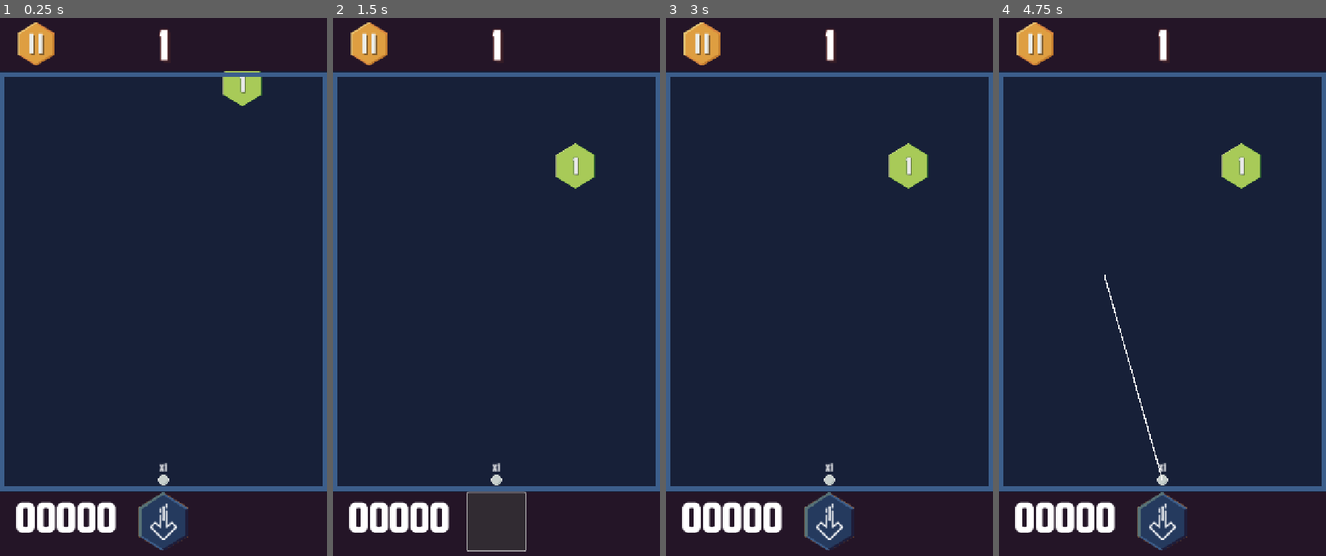
Above: before the commit, frames 1-4 (left to right).
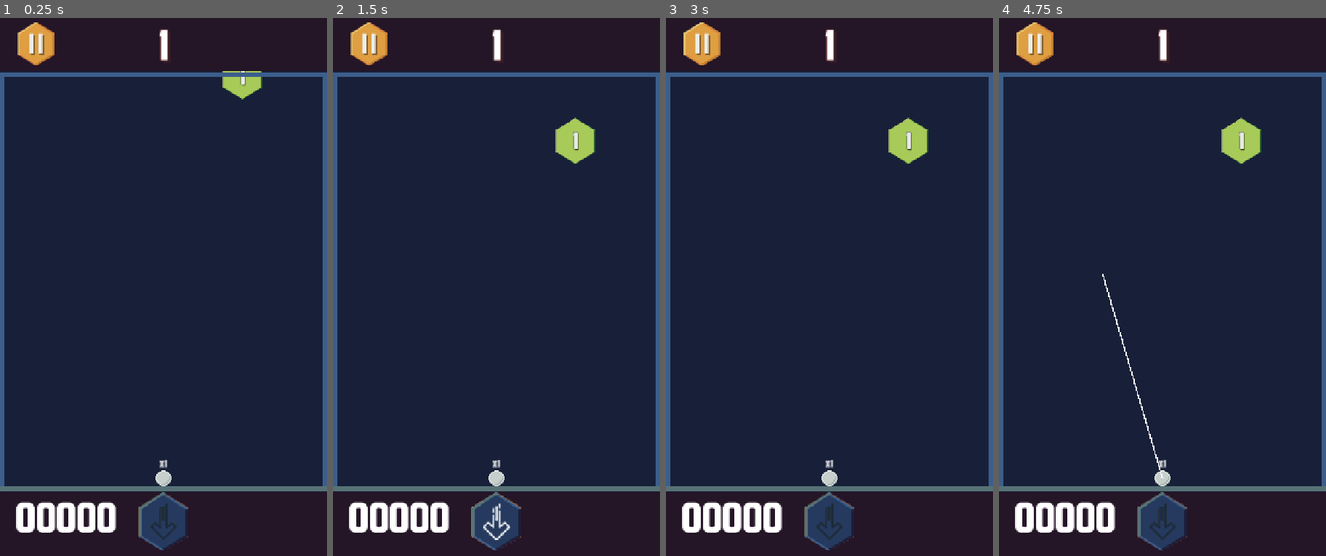
Above: after the commit, the same moments.

Repository: mrhewitt/hex-breaker
Game: Godot game, scene res://world/world.tscn
Two runs of this game, one before a commit and one after it. Both use one fixed random seed, a clock stepped at 60 frames per second and the inputs below.
Inputs (mouse positions are in pixels of both pictures, inside the frame that each line leads up to):
- Up to frame 1 (0.25 s): no input
- Up to frame 2 (1.5 s): click (496, 523) at 0.52 s; click (496, 523) at 1.27 s
- Up to frame 3 (3 s): click (829, 523) at 2.02 s; click (701, 44) at 2.75 s
- Up to frame 4 (4.75 s): tap Enter at 3.5 s; move the mouse to (1234, 276) at 3.52 s; click (1234, 276) at 3.67 s; tap Space at 4.25 s; drag from (1097, 335) to (1146, 421) at 4.27 s

The runs differ from the first frame. In frame 1, 1.5% of the frame differs, in the area x 0-100%, y 9-98%; in frame 2, 3.6%, in the area x 0-100%, y 18-100%; in frame 3, 2.4%; in frame 4, 2.6%.

Commit message:
gameplay fixes

Diff:
--- a/entities/ball.gd
+++ b/entities/ball.gd
@@ -26,7 +26,7 @@
 
 
 func get_ball_radius() -> float:
-	return sprite_2d.texture.get_width()/2
+	return sprite_2d.texture.get_width()/2.0
 
 
 func update_ball_counter() -> void:
@@ -34,6 +34,7 @@
 		if balls_left <= 0:
 			total_balls_label.text = ''
 		else:
+			modulate.a = 1
 			total_balls_label.text = 'x' + str(balls_left)
 
 
@@ -45,6 +46,7 @@
 
 
 func launch_ball() -> BouncingBall:
+	modulate.a = 0.25
 	var ball:BouncingBall = BOUNCING_BALL.instantiate()
 	ball.global_position = global_position
 	ball.velocity = Vector2( target_point - global_position ).normalized() * ball.SPEED
--- a/entities/ball.tscn
+++ b/entities/ball.tscn
@@ -22,9 +22,9 @@
 
 [node name="TotalBallsLabel" type="Label" parent="."]
 offset_left = -20.0
-offset_top = -28.0
+offset_top = -31.333334
 offset_right = 20.0
-offset_bottom = -5.0
+offset_bottom = -8.333334
 text = "x12"
 label_settings = SubResource("LabelSettings_rkec2")
 horizontal_alignment = 1
--- a/entities/blocks/block.gd
+++ b/entities/blocks/block.gd
@@ -28,13 +28,13 @@
 
 func take_hit( damage:int = 1 ) -> void:
 	hits -= damage
+	GameManager.add_to_score(10)
 	if hits <= 0:
 		# dead, hide physical body and show explosion particles
 		collision_polygon_2d.disabled = true
 		sprite_2d.visible = false
 		burst_particles_2d.emitting = true
 	else:
-		GameManager.add_to_score(10)
 		animation_player.play("hit_flash")
 
 
--- a/entities/bouncing_ball.tscn
+++ b/entities/bouncing_ball.tscn
@@ -4,7 +4,7 @@
 [ext_resource type="Texture2D" uid="uid://babakghj6swox" path="res://assets/ball.png" id="2_qid0c"]
 
 [sub_resource type="CircleShape2D" id="CircleShape2D_lc4u2"]
-radius = 8.0
+radius = 12.0
 
 [node name="BoucingBall" type="CharacterBody2D" groups=["bouncing_balls"]]
 scale = Vector2(1.5, 1.5)
--- a/scripts/globals/block_spawner.gd
+++ b/scripts/globals/block_spawner.gd
@@ -8,6 +8,8 @@
 ## can now being to aim his next shot
 signal block_drop_complete
 
+## emitted when blocks reach bottom and gaem is over
+signal block_rows_full
 
 # all levels up till this will allocate number of hits as
 # level number, greater will allocate level number of 2xlevel
@@ -155,28 +157,35 @@
 	top_row -= 1
 
 	var move_tween: Tween = null
+	var start_delay: float = 0.0
 	for block in get_tree().get_nodes_in_group(Groups.BLOCK):
 		# animate blocks downward movement, add a slight delay so it looks like thay
 		# fall, use row index to determine delay (as blocks may not be in order in
 		move_tween = create_tween()
-		var start_delay: float = ((MAX_ROWS-block.grid_position.y) * 0.2) + (0.075 + (block.grid_position.x*0.025))
+		#var start_delay: float = ((MAX_ROWS-block.grid_position.y) * 0.2) + (0.075 + (block.grid_position.x*0.025))
 		move_tween.tween_interval(start_delay)
+		start_delay += 0.075
 		move_tween.tween_property(block, 'position:y', block.position.y + ROW_SPACING, 0.075)
 
 	# attach finsih event to final move tween to create new row once done animating
 	# existing rows down, if no existing rows, go direct to create new row
 	if move_tween:
-		move_tween.finished.connect(create_row)
+		# if blocks have reached bottom signal game over instead of adding row to play
+		if top_row == 0:
+			move_tween.finished.connect( block_rows_full.emit )
+		else:
+			move_tween.finished.connect(create_row)
 	else:
 		create_row()
 
 
 func grid_to_pixel( grid_position: Vector2i ) -> Vector2:
+	#grid_position.y = MAX_ROWS
 	var x:float = sqrt(3) * (grid_position.x + 0.5 * (grid_position.y&1))
 	var y:float =  3./2 * grid_position.y
 	# scale cartesian coordinates
 	x = x * HEX_RADIUS + 58
-	y = y * HEX_RADIUS + y_offset
+	y = ROW_SPACING*2 #y * HEX_RADIUS + y_offset
 	return Vector2(x, y)
 
 
--- a/world/boundary_wall.gd
+++ b/world/boundary_wall.gd
@@ -13,8 +13,12 @@
 	set(base_wall):
 		is_base_wall = base_wall
 		if base_wall:
+			if color_rect:
+				color_rect.color = base_wall_color
 			hide_restart_point()
 		else:
+			if color_rect:
+				color_rect.color = default_color
 			show_restart_point()
 
 ## which side of the screen this boundary wall attachs to
@@ -22,6 +26,9 @@
 
 ## color flash for wall when it gets hit
 @export var hit_color: Color
+
+## color of the base wall
+@export var base_wall_color: Color
 
 @onready var color_rect: ColorRect = $ColorRect
 @onready var collision_shape_2d: CollisionShape2D = $WallBody/CollisionShape2D
@@ -59,6 +66,7 @@
 func _ready() -> void:
 	set_shape.call_deferred()
 	BlockSpawner.level_updated.connect(_on_new_level)
+	color_rect.color = base_wall_color if is_base_wall else default_color
 
 
 func set_shape() -> void:
@@ -82,7 +90,7 @@
 			tween_hit_color.kill()
 
 		tween_hit_color = create_tween()
-		tween_hit_color.tween_property(color_rect,"color",default_color,0.1)
+		tween_hit_color.tween_property(color_rect,"color",base_wall_color if is_base_wall else default_color,0.1)
 		color_rect.color = hit_color
 
 	if !has_restart_point:
--- a/world/boundary_wall.tscn
+++ b/world/boundary_wall.tscn
@@ -16,6 +16,7 @@
 mouse_filter = 1
 script = ExtResource("1_ccu8h")
 hit_color = Color(0.64705884, 0.1882353, 0.1882353, 1)
+base_wall_color = Color(0.34117648, 0.44705883, 0.46666667, 1)
 
 [node name="ColorRect" type="ColorRect" parent="."]
 custom_minimum_size = Vector2(10, 10)
--- a/world/level.gd
+++ b/world/level.gd
@@ -88,5 +88,5 @@
 func _on_base_wall_selected(base_wall: BoundaryWall) -> void:
 	move_to_start_point(base_wall.restart_point)
 	# hide aiming line so we can start from new point
-	targeting_state == BallAimState.WAITING
+	targeting_state = BallAimState.WAITING
 	ball.launch_line_2d.visible = false
--- a/world/world.gd
+++ b/world/world.gd
@@ -3,18 +3,30 @@
 @onready var level: Control = $Level
 @onready var round_label: Label = $HUDUpper/RoundLabel
 @onready var score_label: Label = %ScoreLabel
+@onready var drop_button: Button = %DropButton
 
 
 func _ready() -> void:
 	BlockSpawner.level_updated.connect(_on_level_updated)
+	BlockSpawner.level_started.connect(_on_level_started)
+	BlockSpawner.block_rows_full.connect(_on_game_over)
 	BlockSpawner.set_level_node(level)
 	BlockSpawner.init_level()
 
 
 func _on_level_updated(_level: int) -> void:
 	round_label.text = str(_level)
+	drop_button.disabled = true
 
 
 func _on_drop_button_pressed() -> void:
 	for ball in get_tree().get_nodes_in_group('bouncing_balls'):
 		ball.drop_to_ground()
+
+
+func _on_level_started() -> void:
+	drop_button.disabled = false
+
+
+func _on_game_over() -> void:
+	pass
--- a/world/world.tscn
+++ b/world/world.tscn
@@ -10,6 +10,8 @@
 [ext_resource type="Texture2D" uid="uid://bwj40keyvw0lq" path="res://assets/ui-pause-button-hover.png" id="4_sc4t8"]
 [ext_resource type="Texture2D" uid="uid://d37yxvywbrden" path="res://assets/ui-drop-button.png" id="9_4papg"]
 [ext_resource type="PackedScene" uid="uid://c3snm6vd8tyum" path="res://ui/score_label.tscn" id="9_fyhu2"]
+[ext_resource type="Texture2D" uid="uid://suah6tnbji31" path="res://assets/ui-drop-button-hover.png" id="11_ov2xu"]
+[ext_resource type="Texture2D" uid="uid://cgg3ymr331wpc" path="res://assets/ui-drop-button-disabled.png" id="12_mad0u"]
 
 [sub_resource type="Theme" id="Theme_sc4t8"]
 default_font = ExtResource("1_mmdvd")
@@ -29,6 +31,15 @@
 
 [sub_resource type="StyleBoxTexture" id="StyleBoxTexture_fyhu2"]
 texture = ExtResource("9_4papg")
+
+[sub_resource type="StyleBoxTexture" id="StyleBoxTexture_dqqhb"]
+texture = ExtResource("11_ov2xu")
+
+[sub_resource type="StyleBoxTexture" id="StyleBoxTexture_h8lre"]
+texture = ExtResource("12_mad0u")
+
+[sub_resource type="StyleBoxTexture" id="StyleBoxTexture_b2suy"]
+texture = ExtResource("11_ov2xu")
 
 [node name="World" type="VBoxContainer"]
 anchors_preset = 15
@@ -176,11 +187,16 @@
 bump_font_size = 110
 
 [node name="DropButton" type="Button" parent="HUDLower/HBoxContainer"]
+unique_name_in_owner = true
 custom_minimum_size = Vector2(128, 128)
 layout_mode = 2
 size_flags_horizontal = 4
 size_flags_vertical = 4
 theme_override_styles/normal = SubResource("StyleBoxTexture_fyhu2")
+theme_override_styles/hover = SubResource("StyleBoxTexture_dqqhb")
+theme_override_styles/disabled = SubResource("StyleBoxTexture_h8lre")
+theme_override_styles/focus = SubResource("StyleBoxTexture_b2suy")
+disabled = true
 
 [node name="Label2" type="Label" parent="HUDLower/HBoxContainer"]
 layout_mode = 2
Binary file changed: assets/ball.png
Binary file added: assets/ui-drop-button-disabled.png
Not shown, added: assets/ui-drop-button-disabled.png.import
Binary file added: assets/ui-drop-button-hover.png
Not shown, added: assets/ui-drop-button-hover.png.import
Not shown: 1 places in world/world.tscn that only renumber resources
